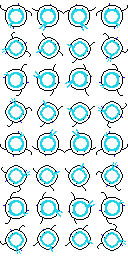
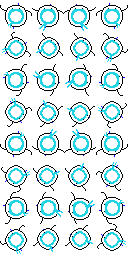
The second (128, 256) image is a revision of the first. Changes to its layers:
painted on "Fondo" over [67, 33, 95, 63]
